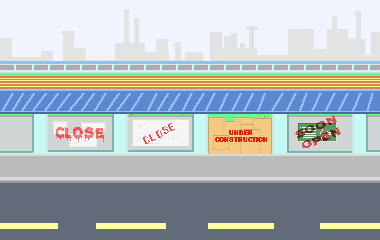
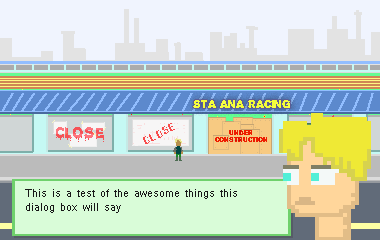
Before/after of a w=380, h=240 layered artwork. What changed in the layer stack:
added layer "Layer 3" in group "Menu" over left=279, top=113, right=371, bottom=240
added layer "This is a test of the awesome things this dialog box will say" in group "Menu" over left=25, top=189, right=237, bottom=213
added layer "dialog" in group "Menu" over left=12, top=179, right=293, bottom=238
added layer "spectator" in group "Menu" over left=173, top=138, right=183, bottom=161
added layer "STA ANA RACING" (hard light) in group "Menu" over left=193, top=100, right=290, bottom=108
showed group "Game" (14 layers) over left=12, top=92, right=371, bottom=240
